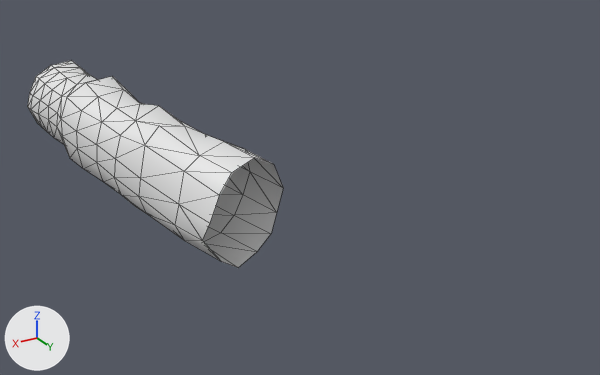
An edit to the COLLADA model Zoey/centered/l_forearm.dae, drawn before and after from the same camera.
Before and after are seen from a 50 mm lens placed at (10.88, 21.41, 11.22), pointed at (-1.49, 0.8, 0.91). Arrows for +X, +Y and +Z are at lower left; the lights stay in place. Mesh edges are drawn as thin lines. Materials are left out; every surface is plain grey. Where no turn or scale is listed for an object, it has been applied to the vertices.

The first picture shows 'zoey_color_bmp_005'.
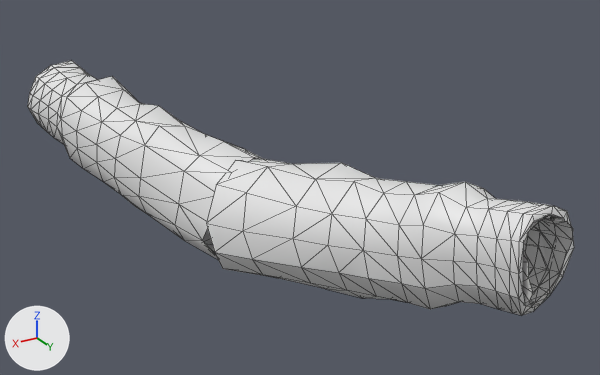
The newer file is also rescaled (x0.0002), turned or shifted as a whole; pictures and numbers use the older file's frame.

What differs and where, as boxes [x1, y1, x2, y2] in the pictures (600 x 375 px):
'zoey_color_bmp_005_001', added: after [206, 158, 574, 315]

What changed in the scene script:
```text
Add me_zoey_color_bmp_007:
    me_zoey_color_bmp_007.from_pydata(...)  # 234 vertices, 440 faces; spans x -4.31..1.67, y -0.45..9.83, z -1.77..3.23
Add ob_zoey_color_bmp_005_001:
    ob_zoey_color_bmp_005_001 = bpy.data.objects.new('zoey_color_bmp_005_001', me_zoey_color_bmp_007)
    ob_zoey_color_bmp_005_001.location = (0.0, 0.0, 0.0)
```
